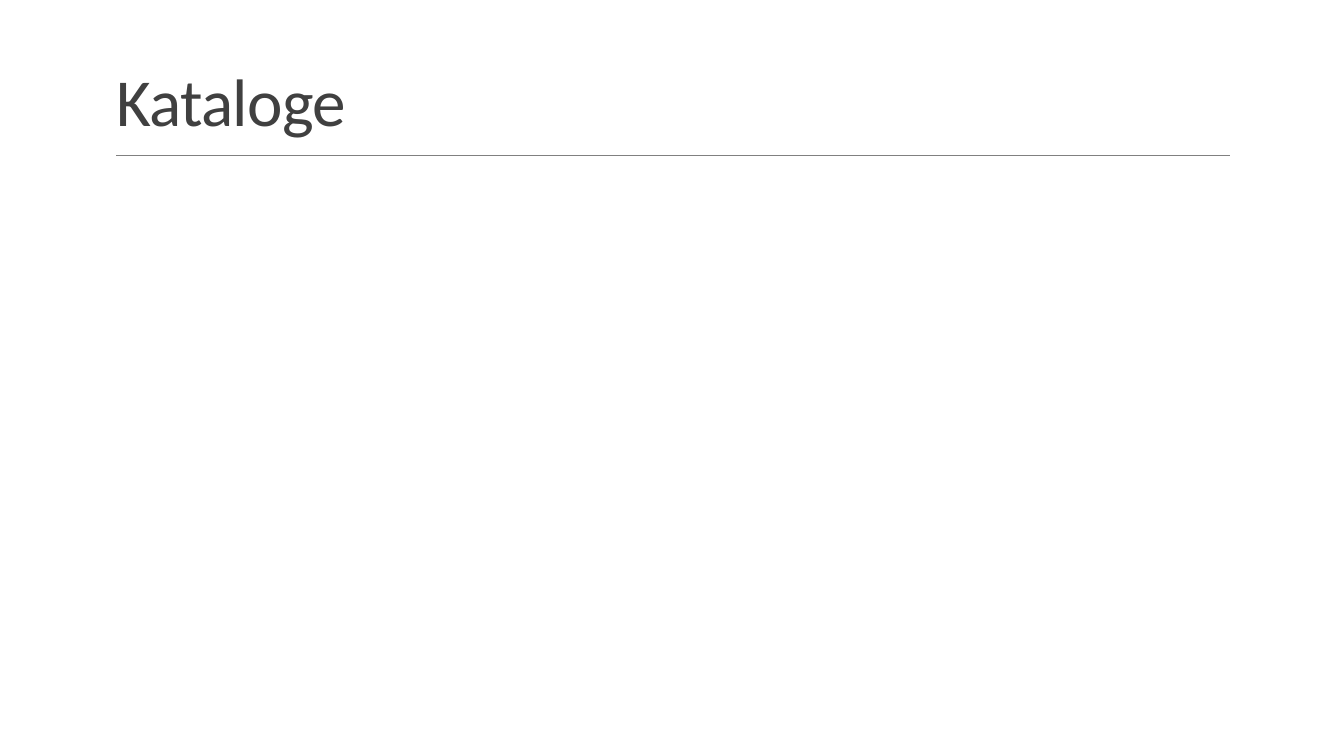
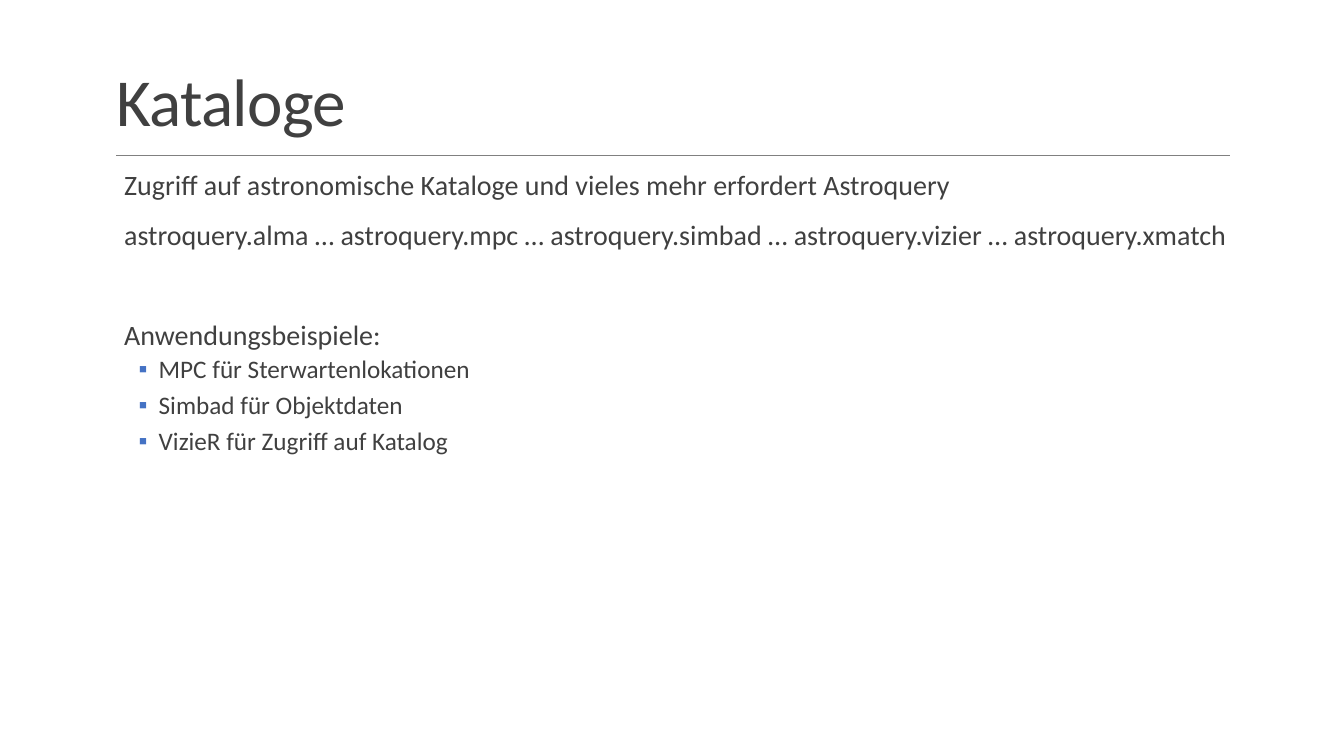
Before and after one commit to phtnnz/astropy-workbench, a slide deck: slide 9 of doc/Astropy-and-Friends.pptx. Drawn at 1344x756 pixels with LibreOffice and Linux fonts; fonts in the diff are those of the drawing; background and template pictures are left out. Boxes give left, top, right and bottom in pixels: in the first picture for what was removed or moved away, otherwise in the second. Text is boxed around its words. In the diff, an @@ line names an element or a change of style, - is before the commit and + after.

```diff
--- a/doc/Astropy-and-Friends.pptx
+++ b/doc/Astropy-and-Friends.pptx
@@ text added at (124, 175, 1226, 455), 20 pt, text #404040 @@
+  Zugriff auf astronomische Kataloge und vieles mehr erfordert Astroquery
+  astroquery.alma … astroquery.mpc … astroquery.simbad … astroquery.vizier … astroquery.xmatch
+  Anwendungsbeispiele:
+  ▪ MPC für Sterwartenlokationen
+  ▪ Simbad für Objektdaten
+  ▪ VizieR für Zugriff auf Katalog
```
Also in this commit, not shown: 2 other slides changed.
